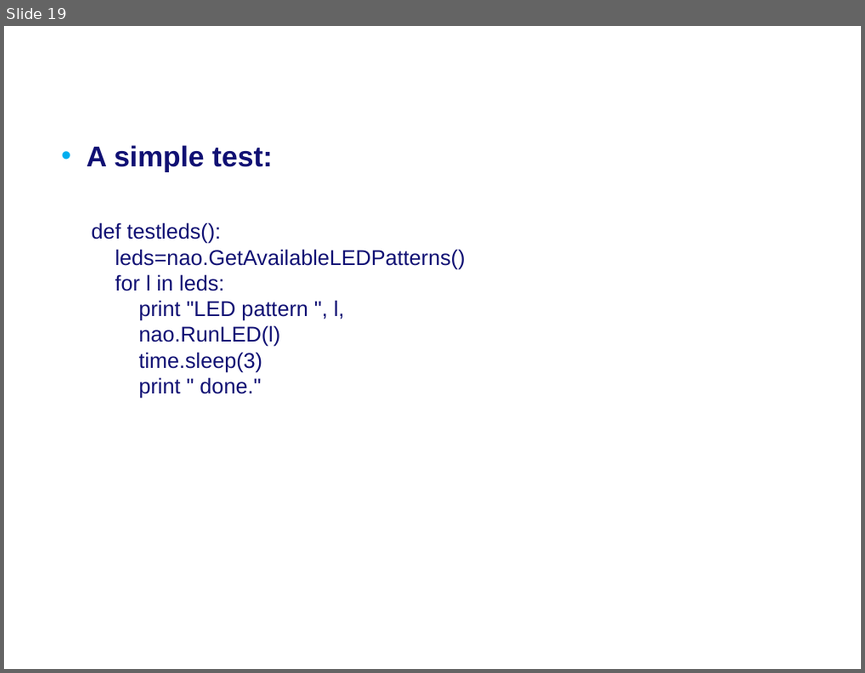
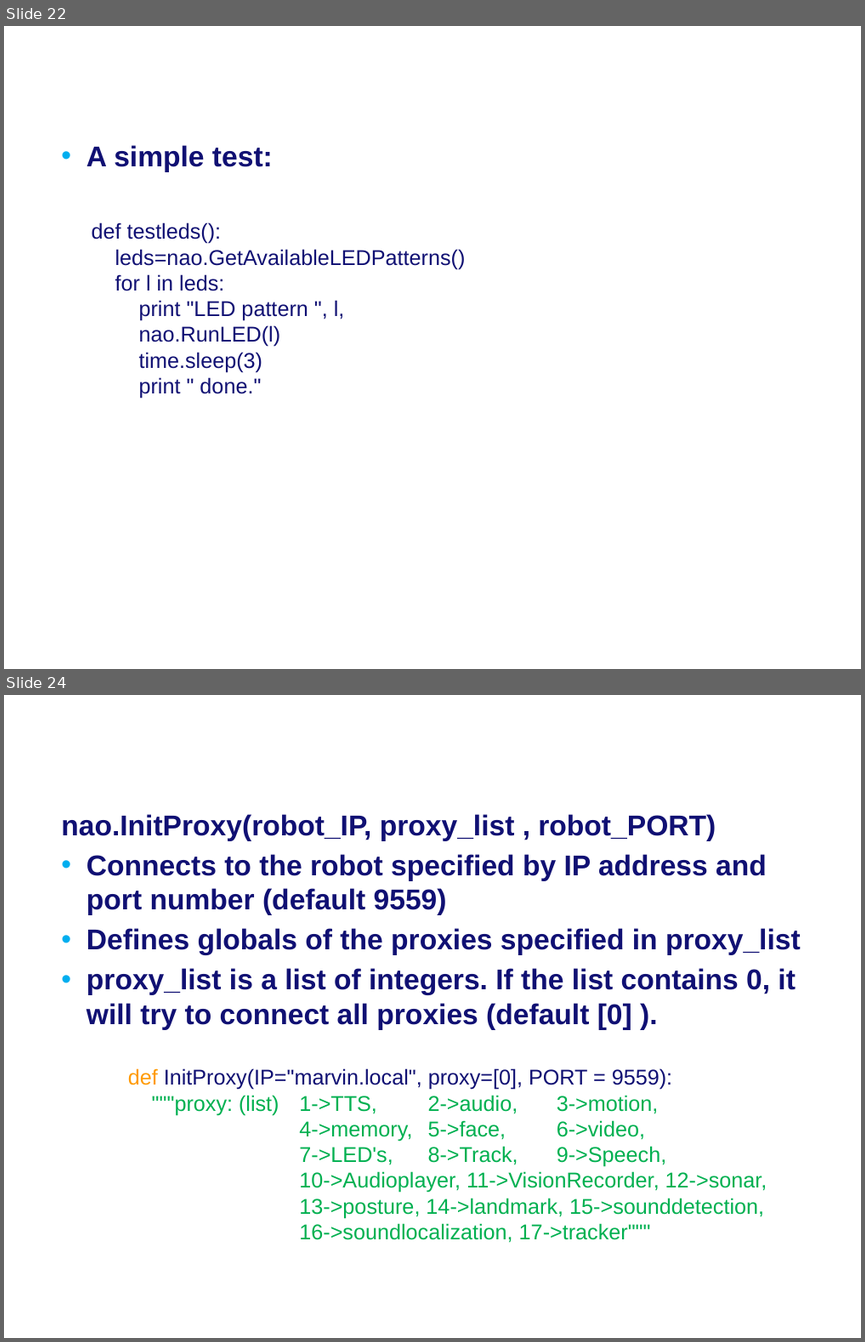
Before and after one commit to Rctue/nao-lib, a slide deck: Manual nao-lib.pptx. Shown one above the other, each under a label of ours: slide 19 before the commit, slides 22 and 24 after it; the slides between them are not shown. The pictures are 865x673 and 865x1342 pixels, drawn with LibreOffice and Linux fonts; fonts in the diff are those of the drawing; background and template pictures are left out. Boxes give left, top, right and bottom in pixels: in the first picture for what was removed or moved away, otherwise in the second. Text is boxed around its words. In the diff, an @@ line names an element or a change of style, - is before the commit and + after.

```diff
--- a/Manual nao-lib.pptx
+++ b/Manual nao-lib.pptx
@@ slide 24 added at (4, 695, 861, 1338), background #FFFFFF @@
@@ text added at (61, 814, 800, 1030), 24 pt, text #101073, bold @@
+nao.InitProxy(robot_IP, proxy_list , robot_PORT)
+• Connects to the robot specified by IP address and port number (default 9559)
+• Defines globals of the proxies specified in proxy_list
+• proxy_list is a list of integers. If the list contains 0, it will try to connect all proxies (default [0] ).
@@ text added at (128, 1068, 767, 1242), 18 pt, text #00B050 @@
+def InitProxy(IP="marvin.local", proxy=[0], PORT = 9559):
+"""proxy: (list) 1->TTS, 2->audio, 3->motion,
+4->memory, 5->face, 6->video,
+7->LED's, 8->Track, 9->Speech,
+10->Audioplayer, 11->VisionRecorder, 12->sonar,
+13->posture, 14->landmark, 15->sounddetection,
+16->soundlocalization, 17->tracker"""
@@ what was slide 19 is now slide 22 @@
```
Also in this commit, not shown: 2 slides changed, 6 other slides added, 4 other files.
